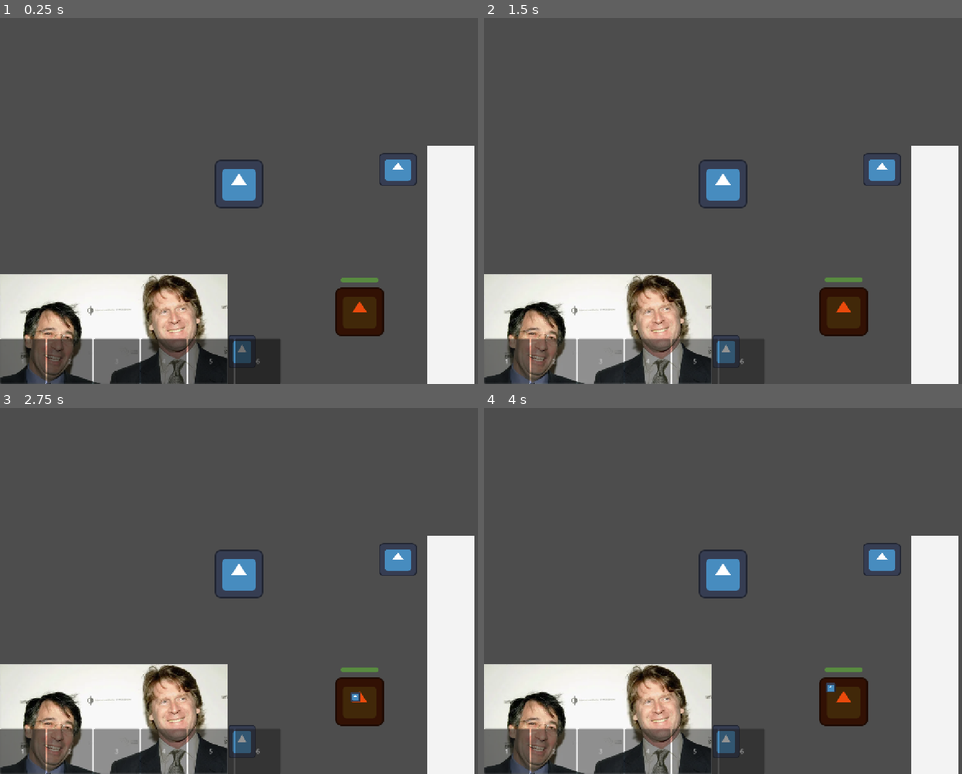
Above: before the commit, frames 1-4 (two rows, left to right).
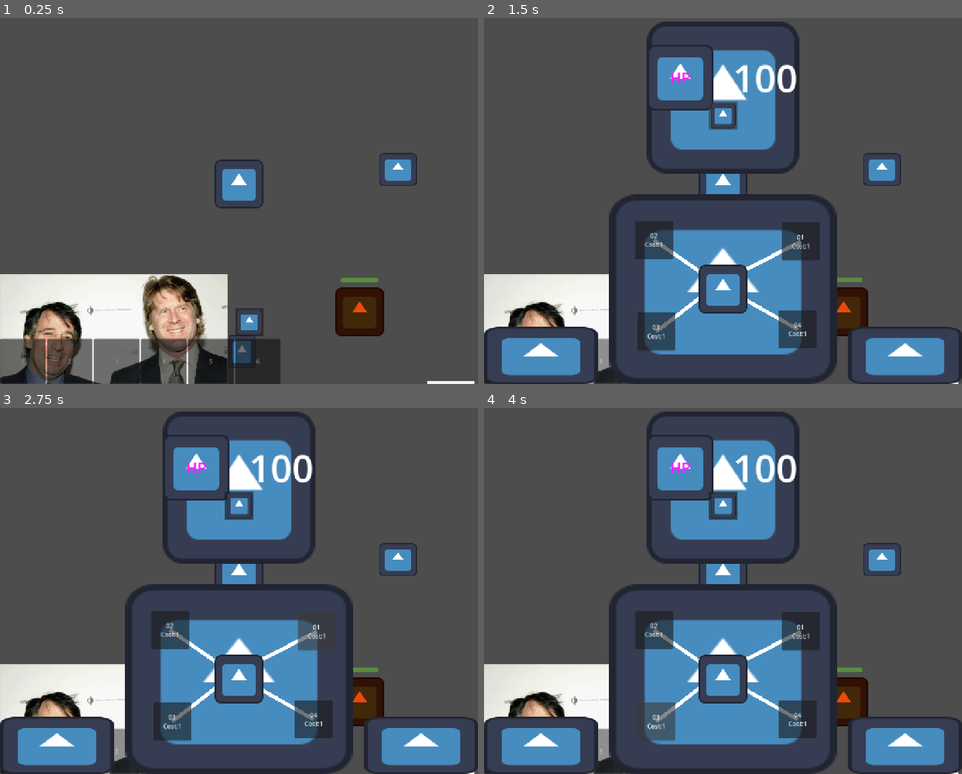
Above: after the commit, the same moments.

Repository: atlanticbomber/CranberryJam_Skeleton-fight
Game: Godot game, scene res://Scenes/temp.tscn
The game is run twice, just before and just after one commit, with the same random seed, the same clock (stepped at 60 frames per second) and the same inputs. This scene is started directly instead of the project's main scene. The engine's default icon, where the game draws it, is replaced by a stand-in: a white triangle on a blue panel in a dark square.
Inputs (mouse positions are in pixels of both pictures, inside the frame that each line leads up to):
- Up to frame 1 (0.25 s): no input
- Up to frame 2 (1.5 s): click (732, 321) at 0.52 s; click (723, 116) at 1.27 s
- Up to frame 3 (2.75 s): click (315, 631) at 2 s, where only the run after the commit has a clickable "01 Cost:1"
- Up to frame 4 (4 s): click (656, 631) at 2.75 s, where only the run after the commit has a clickable "02 Cost:1"; click (656, 722) at 3.5 s, where only the run after the commit has a clickable "03 Cost:1"

The runs differ from the first frame. In frame 1, 6.6% of the frame differs, in the area x 49-100%, y 34-100%; in frame 2, 37%; in frame 3, 37%; in frame 4, 37%, in the area x 0-100%, y 0-100%.

Commit message:
skillaton

Diff:
--- /dev/null
+++ b/the-legend-of-sir-skelebones/Scenes/SkillNode.tscn
@@ -0,0 +1,27 @@
+[gd_scene format=3 uid="uid://c1wfelskkuqhb"]
+
+[ext_resource type="Script" uid="uid://bcufyafkfr6gt" path="res://Scripts/skill_node.gd" id="1_c7f8x"]
+
+[node name="0" type="Button" unique_id=1199571745]
+z_index = 1
+custom_minimum_size = Vector2(100, 100)
+custom_maximum_size = Vector2(100, 100)
+anchors_preset = 8
+anchor_left = 0.5
+anchor_top = 0.5
+anchor_right = 0.5
+anchor_bottom = 0.5
+offset_left = -50.0
+offset_top = -50.0
+offset_right = 50.0
+offset_bottom = 50.0
+grow_horizontal = 2
+grow_vertical = 2
+text = "Name"
+script = ExtResource("1_c7f8x")
+
+[node name="Line2D" type="Line2D" parent="." unique_id=1906808253]
+show_behind_parent = true
+z_as_relative = false
+position = Vector2(50, 50)
+points = PackedVector2Array(0, 0)
--- a/the-legend-of-sir-skelebones/Scenes/game_ui.tscn
+++ b/the-legend-of-sir-skelebones/Scenes/game_ui.tscn
@@ -6,8 +6,10 @@
 [ext_resource type="Script" uid="uid://dk5vp3u7drp0r" path="res://Resources/Weapon/WeaponResource.gd" id="2_gjn1n"]
 [ext_resource type="Resource" uid="uid://dfbkjyrsa3b0k" path="res://Resources/Weapon/BasicSword.tres" id="3_1t2s1"]
 [ext_resource type="Resource" uid="uid://dq44832xpejvv" path="res://Resources/Weapon/BasicHammer.tres" id="3_gjn1n"]
+[ext_resource type="Texture2D" uid="uid://ckxqyruq7xd7r" path="res://icon.svg" id="6_3t1kc"]
 
 [node name="GameUI" type="Control" unique_id=2109985960]
+process_mode = 3
 layout_mode = 3
 anchors_preset = 15
 anchor_right = 1.0
@@ -28,6 +30,23 @@
 grow_vertical = 0
 value = 100.0
 texture_progress = ExtResource("1_gek4i")
+
+[node name="Skull" type="Button" parent="." unique_id=1319970530]
+custom_minimum_size = Vector2(75, 75)
+custom_maximum_size = Vector2(75, 75)
+layout_mode = 1
+anchors_preset = 2
+anchor_top = 1.0
+anchor_bottom = 1.0
+offset_left = 620.0
+offset_top = -176.0
+offset_right = 670.0
+offset_bottom = -126.0
+grow_vertical = 0
+text = "
+"
+icon = ExtResource("6_3t1kc")
+expand_icon = true
 
 [node name="Slots" type="HBoxContainer" parent="." unique_id=1450178203]
 layout_mode = 1
@@ -90,3 +109,5 @@
 value = 100.0
 fill_mode = 3
 texture_progress = ExtResource("2_bw2rt")
+
+[node name="CanvasLayer" type="CanvasLayer" parent="." unique_id=112780457]
--- a/the-legend-of-sir-skelebones/Scenes/skelebro.tscn
+++ b/the-legend-of-sir-skelebones/Scenes/skelebro.tscn
@@ -14,6 +14,8 @@
 
 [node name="Skelebro" type="CharacterBody2D" unique_id=1342470513]
 script = ExtResource("1_hodaq")
+metadata/_edit_vertical_guides_ = [-62.0, 62.0]
+metadata/_edit_horizontal_guides_ = [-61.0, 63.0]
 
 [node name="Icon" type="Sprite2D" parent="." unique_id=537610508]
 texture = ExtResource("1_qu763")
--- /dev/null
+++ b/the-legend-of-sir-skelebones/Scenes/skillaton.tscn
@@ -0,0 +1,352 @@
+[gd_scene format=3 uid="uid://bcr2uad3rira6"]
+
+[ext_resource type="Texture2D" uid="uid://cmq6h0d2r42ur" path="res://Sprites/icon2.svg" id="1_6jvxk"]
+[ext_resource type="Script" uid="uid://b2n8yjot7r11m" path="res://Scripts/skillaton.gd" id="1_ng6cd"]
+[ext_resource type="PackedScene" uid="uid://c1wfelskkuqhb" path="res://Scenes/SkillNode.tscn" id="3_c6shf"]
+[ext_resource type="Texture2D" uid="uid://ckxqyruq7xd7r" path="res://icon.svg" id="3_t3xd6"]
+
+[sub_resource type="Animation" id="Animation_6jvxk"]
+length = 0.001
+tracks/0/type = "value"
+tracks/0/imported = false
+tracks/0/enabled = true
+tracks/0/path = NodePath("Head:position")
+tracks/0/interp = 1
+tracks/0/loop_wrap = true
+tracks/0/keys = {
+"times": PackedFloat32Array(0),
+"transitions": PackedFloat32Array(1),
+"update": 0,
+"values": [Vector2(430, 100)]
+}
+tracks/1/type = "value"
+tracks/1/imported = false
+tracks/1/enabled = true
+tracks/1/path = NodePath("Ribs:position")
+tracks/1/interp = 1
+tracks/1/loop_wrap = true
+tracks/1/keys = {
+"times": PackedFloat32Array(0),
+"transitions": PackedFloat32Array(1),
+"update": 0,
+"values": [Vector2(330, 556)]
+}
+tracks/2/type = "value"
+tracks/2/imported = false
+tracks/2/enabled = true
+tracks/2/path = NodePath("Hand:position")
+tracks/2/interp = 1
+tracks/2/loop_wrap = true
+tracks/2/keys = {
+"times": PackedFloat32Array(0),
+"transitions": PackedFloat32Array(1),
+"update": 0,
+"values": [Vector2(0, 906)]
+}
+tracks/3/type = "value"
+tracks/3/imported = false
+tracks/3/enabled = true
+tracks/3/path = NodePath("Hand2:position")
+tracks/3/interp = 1
+tracks/3/loop_wrap = true
+tracks/3/keys = {
+"times": PackedFloat32Array(0),
+"transitions": PackedFloat32Array(1),
+"update": 0,
+"values": [Vector2(960, 906)]
+}
+tracks/4/type = "value"
+tracks/4/imported = false
+tracks/4/enabled = true
+tracks/4/path = NodePath("Ribs/SkillTree:visible")
+tracks/4/interp = 1
+tracks/4/loop_wrap = true
+tracks/4/keys = {
+"times": PackedFloat32Array(0),
+"transitions": PackedFloat32Array(1),
+"update": 1,
+"values": [true]
+}
+
+[sub_resource type="Animation" id="Animation_ng6cd"]
+resource_name = "Rise"
+tracks/0/type = "value"
+tracks/0/imported = false
+tracks/0/enabled = true
+tracks/0/path = NodePath("Head:position")
+tracks/0/interp = 2
+tracks/0/loop_wrap = true
+tracks/0/keys = {
+"times": PackedFloat32Array(0, 0.5),
+"transitions": PackedFloat32Array(1, 1),
+"update": 0,
+"values": [Vector2(430, 1070), Vector2(430, 100)]
+}
+tracks/1/type = "value"
+tracks/1/imported = false
+tracks/1/enabled = true
+tracks/1/path = NodePath("Ribs:position")
+tracks/1/interp = 2
+tracks/1/loop_wrap = true
+tracks/1/keys = {
+"times": PackedFloat32Array(0, 0.46666667),
+"transitions": PackedFloat32Array(1, 1),
+"update": 0,
+"values": [Vector2(330, 1100), Vector2(330, 556)]
+}
+tracks/2/type = "value"
+tracks/2/imported = false
+tracks/2/enabled = true
+tracks/2/path = NodePath("Hand:position")
+tracks/2/interp = 2
+tracks/2/loop_wrap = true
+tracks/2/keys = {
+"times": PackedFloat32Array(0, 0.3),
+"transitions": PackedFloat32Array(1, 1),
+"update": 0,
+"values": [Vector2(0, 1100), Vector2(0, 906)]
+}
+tracks/3/type = "value"
+tracks/3/imported = false
+tracks/3/enabled = true
+tracks/3/path = NodePath("Hand2:position")
+tracks/3/interp = 2
+tracks/3/loop_wrap = true
+tracks/3/keys = {
+"times": PackedFloat32Array(0, 0.26666668),
+"transitions": PackedFloat32Array(1, 1),
+"update": 0,
+"values": [Vector2(960, 1100), Vector2(960, 906)]
+}
+tracks/4/type = "value"
+tracks/4/imported = false
+tracks/4/enabled = true
+tracks/4/path = NodePath("Ribs/SkillTree:visible")
+tracks/4/interp = 1
+tracks/4/loop_wrap = true
+tracks/4/keys = {
+"times": PackedFloat32Array(0, 0.6),
+"transitions": PackedFloat32Array(1, 1),
+"update": 1,
+"values": [false, true]
+}
+
+[sub_resource type="AnimationLibrary" id="AnimationLibrary_c6shf"]
+_data = {
+&"RESET": SubResource("Animation_6jvxk"),
+&"Rise": SubResource("Animation_ng6cd")
+}
+
+[sub_resource type="LabelSettings" id="LabelSettings_w0keb"]
+font_size = 40
+font_color = Color(1, 0.101960786, 1, 1)
+
+[sub_resource type="LabelSettings" id="LabelSettings_l4euk"]
+font_size = 100
+
+[node name="Skillaton" type="Control" unique_id=1388167043]
+process_mode = 3
+layout_mode = 3
+anchors_preset = 15
+anchor_right = 1.0
+anchor_bottom = 1.0
+grow_horizontal = 2
+grow_vertical = 2
+script = ExtResource("1_ng6cd")
+
+[node name="AnimationPlayer" type="AnimationPlayer" parent="." unique_id=1988024514]
+libraries/ = SubResource("AnimationLibrary_c6shf")
+
+[node name="Head" type="TextureRect" parent="." unique_id=2100067558]
+custom_minimum_size = Vector2(400, 400)
+layout_mode = 1
+anchors_preset = 5
+anchor_left = 0.5
+anchor_right = 0.5
+offset_left = -200.0
+offset_top = 100.0
+offset_right = 200.0
+offset_bottom = 500.00082
+grow_horizontal = 2
+texture = ExtResource("1_6jvxk")
+
+[node name="EyeCon" type="TextureRect" parent="Head" unique_id=687882380]
+custom_minimum_size = Vector2(175, 175)
+layout_mode = 1
+anchors_preset = 4
+anchor_top = 0.5
+anchor_bottom = 0.5
+offset_top = -140.0
+offset_right = 175.0
+offset_bottom = 35.0
+grow_vertical = 2
+texture = ExtResource("1_6jvxk")
+
+[node name="Label" type="Label" parent="Head/EyeCon" unique_id=1155333483]
+custom_minimum_size = Vector2(175, 175)
+layout_mode = 1
+anchors_preset = 8
+anchor_left = 0.5
+anchor_top = 0.5
+anchor_right = 0.5
+anchor_bottom = 0.5
+offset_left = -87.5
+offset_top = -87.5
+offset_right = 87.5
+offset_bottom = 87.5
+grow_horizontal = 2
+grow_vertical = 2
+text = "Stat"
+label_settings = SubResource("LabelSettings_w0keb")
+horizontal_alignment = 1
+vertical_alignment = 1
+
+[node name="EyeStat" type="Label" parent="Head" unique_id=674437183]
+custom_minimum_size = Vector2(175, 175)
+layout_mode = 1
+anchors_preset = 6
+anchor_left = 1.0
+anchor_top = 0.5
+anchor_right = 1.0
+anchor_bottom = 0.5
+offset_left = -175.0
+offset_top = -140.0
+offset_bottom = 35.0
+grow_horizontal = 0
+grow_vertical = 2
+text = "#"
+label_settings = SubResource("LabelSettings_l4euk")
+horizontal_alignment = 1
+vertical_alignment = 1
+
+[node name="NoseButton" type="Button" parent="Head" unique_id=862972852]
+custom_minimum_size = Vector2(75, 75)
+custom_maximum_size = Vector2(75, 75)
+layout_mode = 1
+anchors_preset = 8
+anchor_left = 0.5
+anchor_top = 0.5
+anchor_right = 0.5
+anchor_bottom = 0.5
+offset_left = -37.5
+offset_top = 10.0
+offset_right = 37.5
+offset_bottom = 85.0
+grow_horizontal = 2
+grow_vertical = 2
+icon = ExtResource("1_6jvxk")
+expand_icon = true
+
+[node name="Ribs" type="TextureRect" parent="." unique_id=968620222]
+custom_minimum_size = Vector2(600, 500)
+layout_mode = 1
+anchors_preset = 7
+anchor_left = 0.5
+anchor_top = 1.0
+anchor_right = 0.5
+anchor_bottom = 1.0
+offset_left = -300.0
+offset_top = -500.0
+offset_right = 300.0
+offset_bottom = 0.0021972656
+grow_horizontal = 2
+grow_vertical = 0
+texture = ExtResource("1_6jvxk")
+
+[node name="SkillTree" type="Control" parent="Ribs" unique_id=1344466886]
+layout_mode = 1
+anchors_preset = 8
+anchor_left = 0.5
+anchor_top = 0.5
+anchor_right = 0.5
+anchor_bottom = 0.5
+offset_left = -20.0
+offset_top = -20.0
+offset_right = 20.0
+offset_bottom = 20.0
+grow_horizontal = 2
+grow_vertical = 2
+
+[node name="0" type="TextureRect" parent="Ribs/SkillTree" unique_id=1175895962]
+z_index = 1
+layout_mode = 1
+anchors_preset = 8
+anchor_left = 0.5
+anchor_top = 0.5
+anchor_right = 0.5
+anchor_bottom = 0.5
+offset_left = -20.0
+offset_top = -20.0
+offset_right = 20.0
+offset_bottom = 20.0
+grow_horizontal = 2
+grow_vertical = 2
+texture = ExtResource("3_t3xd6")
+
+[node name="01" parent="Ribs/SkillTree" unique_id=1013178750 instance=ExtResource("3_c6shf")]
+layout_mode = 1
+offset_left = 155.0
+offset_top = -176.0011
+offset_right = 255.0
+offset_bottom = -76.0011
+
+[node name="02" parent="Ribs/SkillTree" unique_id=1147156254 instance=ExtResource("3_c6shf")]
+layout_mode = 1
+offset_left = -232.0
+offset_top = -180.0011
+offset_right = -132.0
+offset_bottom = -80.0011
+
+[node name="03" parent="Ribs/SkillTree" unique_id=870767944 instance=ExtResource("3_c6shf")]
+layout_mode = 1
+offset_left = -226.0
+offset_top = 61.9989
+offset_right = -126.0
+offset_bottom = 161.9989
+
+[node name="04" parent="Ribs/SkillTree" unique_id=178370221 instance=ExtResource("3_c6shf")]
+layout_mode = 1
+offset_left = 147.0
+offset_top = 55.9989
+offset_right = 247.0
+offset_bottom = 155.9989
+
+[node name="011" parent="Ribs/SkillTree" unique_id=1645607658 instance=ExtResource("3_c6shf")]
+layout_mode = 1
+offset_left = 401.0
+offset_top = -239.0011
+offset_right = 501.0
+offset_bottom = -139.0011
+
+[node name="031" parent="Ribs/SkillTree" unique_id=1354172257 instance=ExtResource("3_c6shf")]
+layout_mode = 1
+offset_left = -418.0
+offset_top = -33.0011
+offset_right = -318.0
+offset_bottom = 66.9989
+
+[node name="Hand" type="TextureRect" parent="." unique_id=266314377]
+custom_minimum_size = Vector2(300, 150)
+layout_mode = 1
+anchors_preset = 2
+anchor_top = 1.0
+anchor_bottom = 1.0
+offset_top = -150.0
+offset_right = 300.0
+grow_vertical = 0
+texture = ExtResource("1_6jvxk")
+
+[node name="Hand2" type="TextureRect" parent="." unique_id=910143168]
+custom_minimum_size = Vector2(300, 150)
+layout_mode = 1
+anchors_preset = 3
+anchor_left = 1.0
+anchor_top = 1.0
+anchor_right = 1.0
+anchor_bottom = 1.0
+offset_left = -300.0
+offset_top = -150.0
+offset_bottom = 0.00024414063
+grow_horizontal = 0
+grow_vertical = 0
+texture = ExtResource("1_6jvxk")
--- a/the-legend-of-sir-skelebones/Scripts/STATS.gd
+++ b/the-legend-of-sir-skelebones/Scripts/STATS.gd
@@ -2,8 +2,21 @@
 
 var MaxPlayerHP: float = 100.0
 var PlayerHP: float = MaxPlayerHP
-var Demeter: float = 100.0
+var MaxDemeter: float = 100.0
+var Demeter: float = 1.0
 var PlayerLocation: Vector2 = Vector2(0,0)
+var Speed: float = 360
+
+var skills:Dictionary = {
+	"0":{"?":true,"cost":0}, #origin
+	"01":{"?":false,"cost":1},#sword
+	"02":{"?":false,"cost":1},#hammer
+	"03":{"?":false,"cost":1},#lance
+	"04":{"?":false,"cost":1},#scythe
+	"011":{"?":false,"cost":1},#i guess upgrade???
+	"031":{"?":false,"cost":1},#i guess another upgrade???
+}
+
 var currentActive: WeaponResource = load("res://Resources/Weapon/BasicSword.tres")
 signal weaponChange
 #signal PlayerHPChange(value:float)
--- a/the-legend-of-sir-skelebones/Scripts/game_ui.gd
+++ b/the-legend-of-sir-skelebones/Scripts/game_ui.gd
@@ -35,6 +35,15 @@
 			Stats.currentActive = slots[2]
 			Stats.emit_signal("weaponChange")
 			#print("slot2",slots[1],Stats.currentActive)
+	elif Input.is_action_just_pressed("skillaton") or $Skull.button_pressed:
+		if $CanvasLayer.get_child_count() == 0:
+			var newSkillaton = load("res://Scenes/skillaton.tscn").instantiate()
+			$CanvasLayer.add_child(newSkillaton)
+			get_tree().paused = true
+		else:
+			for child in $CanvasLayer.get_children():
+				child.queue_free()
+			get_tree().paused = false
 
 	for child in $Slots.get_children():
 		child.self_modulate = Color(1.0, 1.0, 1.0, 0.784)
@@ -43,5 +52,6 @@
 
 
 
+
 #func HealthBarChange(value: float):
 	#HealthBar.value = Stats.PlayerHP
--- /dev/null
+++ b/the-legend-of-sir-skelebones/Scripts/skill_node.gd
@@ -0,0 +1,20 @@
+extends Button
+
+@onready var line: Line2D = $Line2D
+
+func _ready() -> void:
+
+
+	text = name+"\nCost:"+str(Stats.skills[name]["cost"])
+	if name != "0":
+		#print(name.erase(name.length()-1))
+		var searchNode = name.erase(name.length()-1)
+
+		if not Stats.skills[searchNode]["?"]:
+				visible = false
+
+		for node in get_parent().get_children():
+			if node.name == searchNode:
+				print(node.position)
+				line.add_point(node.position-position)
+				break
--- /dev/null
+++ b/the-legend-of-sir-skelebones/Scripts/skillaton.gd
@@ -0,0 +1,16 @@
+extends Control
+
+
+var eyeConDict: Dictionary = {"HP":"eventual sprite","Speed":"eventual sprite"}
+
+# Called when the node enters the scene tree for the first time.
+func _ready() -> void:
+	$AnimationPlayer.play("Rise")
+	$Head/EyeCon/Label.text = "HP"
+	$Head/EyeStat.text = str(int(Stats.PlayerHP))
+
+
+
+# Called every frame. 'delta' is the elapsed time since the previous frame.
+func _process(delta: float) -> void:
+	pass
--- a/the-legend-of-sir-skelebones/project.godot
+++ b/the-legend-of-sir-skelebones/project.godot
@@ -80,6 +80,11 @@
 , Object(InputEventKey,"resource_local_to_scene":false,"resource_name":"","device":-1,"window_id":0,"alt_pressed":false …(182 unchanged characters)…
 ]
 }
+skillaton={
+"deadzone": 0.2,
+"events": [Object(InputEventKey,"resource_local_to_scene":false,"resource_name":"","device":-1,"window_id":0,"alt_pressed":false,"shift_pressed":false,"ctrl_pressed":false,"meta_pressed":false,"pressed":false,"keycode":0,"physical_keycode":4194306,"key_label":0,"unicode":0,"location":0,"echo":false,"script":null)
+]
+}
 
 [physics]
 
Not shown, added: the-legend-of-sir-skelebones/Scripts/skill_node.gd.uid
Not shown, added: the-legend-of-sir-skelebones/Scripts/skillaton.gd.uid
